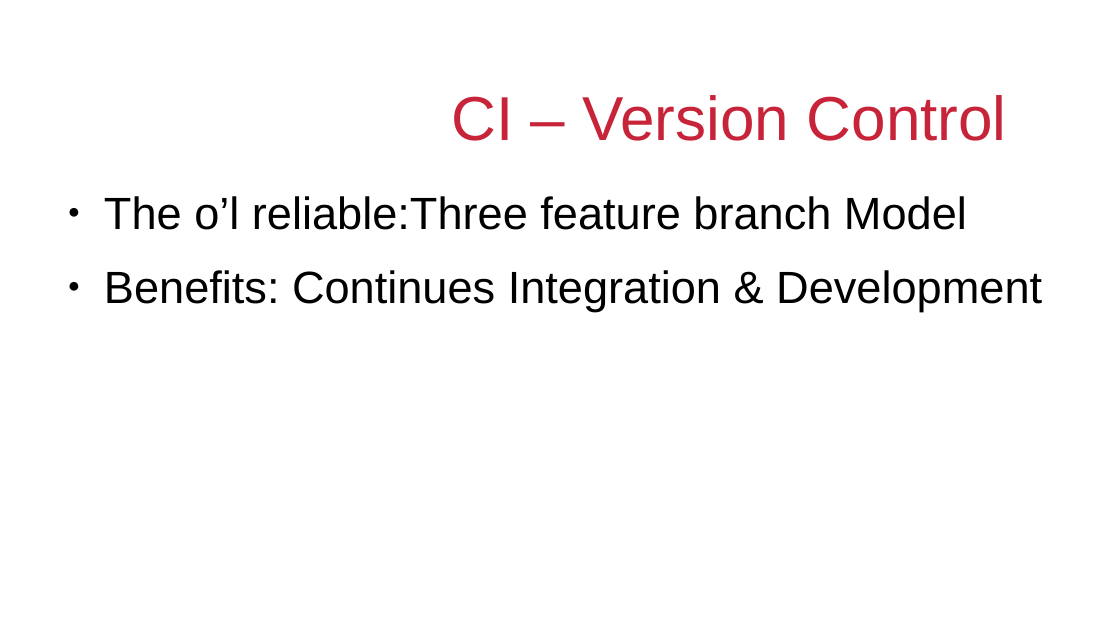
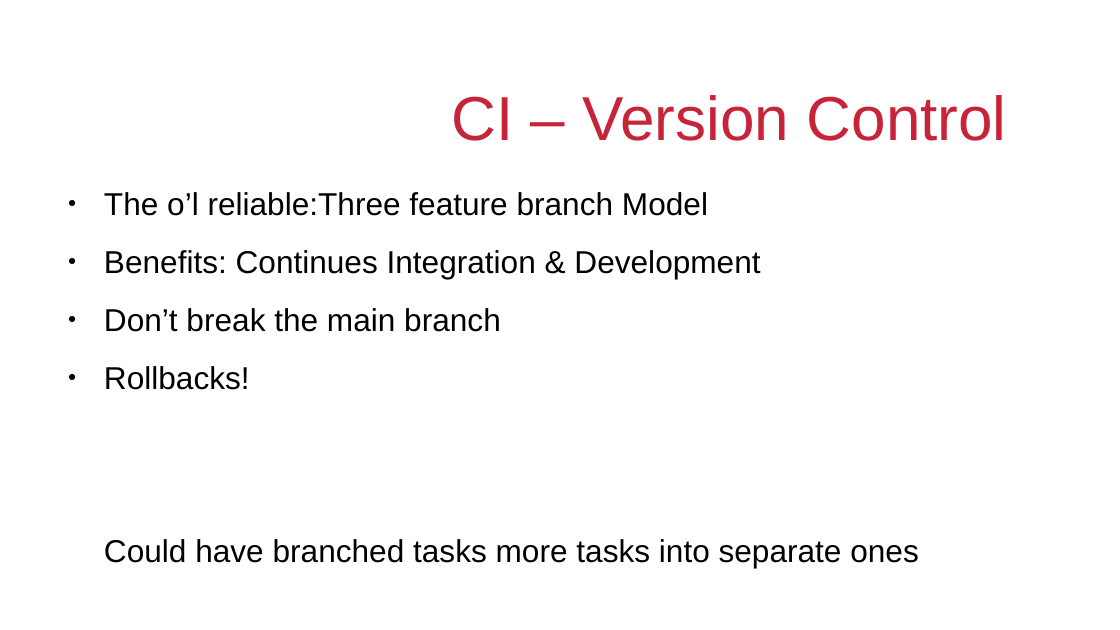
Before and after one commit to SehunB-QA/20DecSDET2-IMS-Starter, a slide deck: slide 8 of Presentantion/IMS Assignment Presentation.odp (slide 5 before the commit). Drawn at 1120x630 pixels with LibreOffice and Linux fonts; fonts in the diff are those of the drawing; background and template pictures are left out. Boxes give left, top, right and bottom in pixels: in the first picture for what was removed or moved away, otherwise in the second. Text is boxed around its words. In the diff, an @@ line names an element or a change of style, - is before the commit and + after.

```diff
--- a/Presentantion/IMS Assignment Presentation.odp
+++ b/Presentantion/IMS Assignment Presentation.odp
@@ text at box(104, 192, 760, 279): size 32 to 22.4 pt in "The o’l reliable:Three feature branch Model", "Benefits: Continues Integration & Development" @@
@@ text at box(104, 308, 919, 568): paragraphs added @@
+● Don’t break the main branch
+● Rollbacks!
+Could have branched tasks more tasks into separate ones
```
Also in this commit, not shown: 3 other slides changed, 3 slides added, 3 slides removed, 2 other files.
